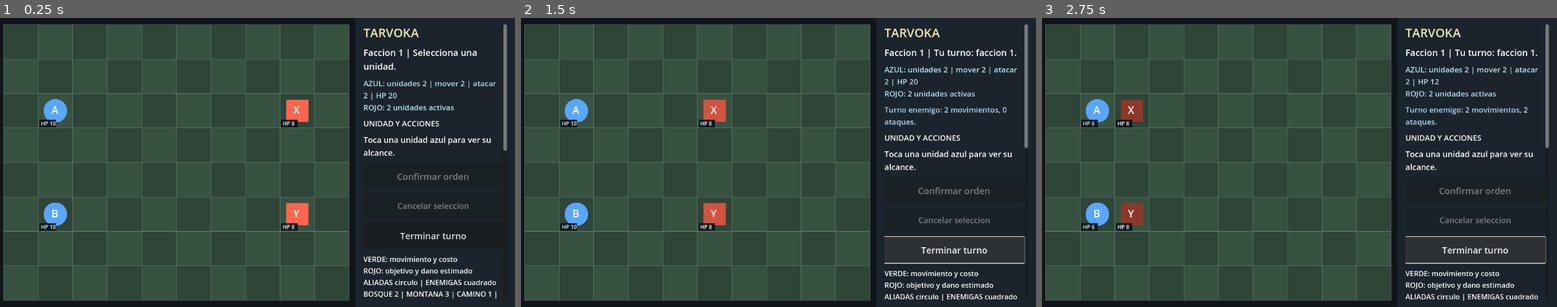
Above: before the commit, frames 1-3 (left to right).
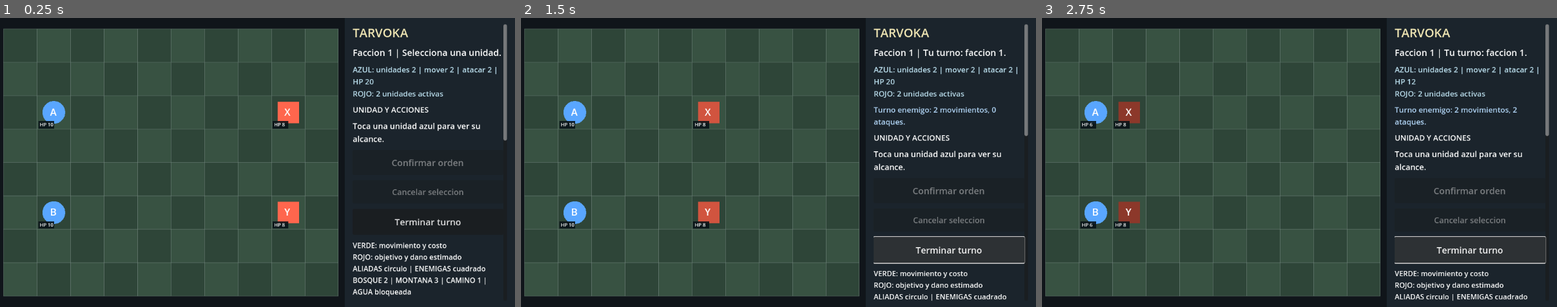
Above: after the commit, the same moments.

Repository: edwinrodri12/Tarvoka
Game: Godot game, scene res://scenes/Main.tscn
Same seed, same stepped clock (60 frames per second), same inputs: the game is played once before the commit and once after it.
Inputs (mouse positions are in pixels of both pictures, inside the frame that each line leads up to):
- Up to frame 1 (0.25 s): no input
- Up to frame 2 (1.5 s): tap Enter at 0.5 s; drag from (696, 162) to (830, 98) at 0.52 s; click "Terminar turno" at 1.25 s
- Up to frame 3 (2.75 s): click "Terminar turno" at 2 s

The runs differ from the first frame. In frame 1, 13% of the frame differs, in the area x 0-99%, y 2-98%; in frame 2, 11%; in frame 3, 11%.

Commit message:
feat(skirmish): playable opt-in five-role experimental roster (#100)
* feat(skirmish): mirrored original role rosters with explicit practice/symmetric setup

* feat(skirmish): opt-in combined arms roster with restored mode and visible role glyphs

* feat(ui): opt-in experimental unit formations and restore selection on loading

* test(skirmish): playable opt-in roster, role HUD, ranged attack and save/load isolation

* ci(skirmish): gate experimental combined-arms UI, legal attacks and restored saves

Diff:
--- a/scripts/core/UnitRoles.gd
+++ b/scripts/core/UnitRoles.gd
@@ -86,11 +86,17 @@
 
 # Mirrored, valid positions on all three current maps. Optional fog mode
 # relies on the existing scout role rather than spawning extra S/Z units.
-static func experimental_armies() -> Array:
+static func experimental_armies(symmetric: bool = true) -> Array:
     var units: Array = []
     var ids_blue := ["A","B","C","D","E"]
     var ids_red := ["X","Y","Z","W","V"]
     for i in range(ORDER.size()):
         units.append(make_unit(ids_blue[i], 0, Vector2i(1, i + 1), ORDER[i]))
-        units.append(make_unit(ids_red[i], 1, Vector2i(8, i + 1), ORDER[i]))
+        var enemy: Dictionary = make_unit(ids_red[i], 1, Vector2i(8, i + 1), ORDER[i])
+        if not symmetric:
+            # The explicit "Entrenamiento" setup makes the enemy weaker,
+            # exactly as the older infantry practice preset did.
+            enemy["hp"] = maxi(1, int(enemy["hp"]) - 2)
+            enemy["attack"] = maxi(1, int(enemy["attack"]) - 1)
+        units.append(enemy)
     return units
--- a/scripts/ui/Main.gd
+++ b/scripts/ui/Main.gd
@@ -17,6 +17,7 @@
 var new_game_dialog: ConfirmationDialog
 var scenario_picker: OptionButton
 var balance_picker: OptionButton
+var roster_picker: OptionButton
 var fog_picker: OptionButton
 var relay_picker: OptionButton
 var relay_status: Label
@@ -233,6 +234,23 @@
     balance_picker.select(1 if board.symmetric_setup else 0)
     panel.add_child(balance_picker)
 
+    var roster_heading := Label.new()
+    roster_heading.text = "FORMACION DE UNIDADES"
+    roster_heading.add_theme_font_size_override("font_size", 16)
+    panel.add_child(roster_heading)
+    roster_picker = OptionButton.new()
+    roster_picker.custom_minimum_size.y = 54
+    roster_picker.add_theme_font_size_override("font_size", 16)
+    roster_picker.add_item("Clasica: soldados de prueba", 0)
+    roster_picker.add_item("Experimental: 5 clases y contramedidas", 1)
+    roster_picker.select(1 if board.specialized_roster else 0)
+    panel.add_child(roster_picker)
+    var roster_help := Label.new()
+    roster_help.text = "Experimental: Guardia, Rastreador, Baluarte, Rompedor y Lanzador. Cada clase tiene alcance y ventajas propias."
+    roster_help.autowrap_mode = TextServer.AUTOWRAP_WORD_SMART
+    roster_help.add_theme_font_size_override("font_size", 14)
+    panel.add_child(roster_help)
+
     var fog_heading := Label.new()
     fog_heading.text = "VISIBILIDAD DEL CAMPO"
     fog_heading.add_theme_font_size_override("font_size", 16)
@@ -246,7 +264,7 @@
     panel.add_child(fog_picker)
 
     var fog_help := Label.new()
-    fog_help.text = "Niebla: soldados ven 3 casillas; exploradores S/Z ven 5. Las montanas bloquean la vista detras de ellas; solo puedes mover o atacar objetivos visibles."
+    fog_help.text = "Niebla: Guardia y otras clases ven 3 casillas, Rastreador y exploradores clasicos ven 5. Las montanas bloquean la vista; solo puedes atacar objetivos visibles."
     fog_help.autowrap_mode = TextServer.AUTOWRAP_WORD_SMART
     fog_help.add_theme_font_size_override("font_size", 14)
     panel.add_child(fog_help)
@@ -385,6 +403,7 @@
     if board.load_game():
         scenario_picker.select(board.current_scenario_id)
         balance_picker.select(1 if board.symmetric_setup else 0)
+        roster_picker.select(1 if board.specialized_roster else 0)
         fog_picker.select(1 if board.state.get("fog_enabled", false) else 0)
         relay_picker.select(1 if board.state.has("control") else 0)
 
@@ -392,13 +411,14 @@
     var mode_name := "Simetrico" if balance_picker.get_selected_id() == 1 else "Entrenamiento"
     var fog_name := "niebla de guerra" if fog_picker.get_selected_id() == 1 else "mapa visible"
     var objective_name := "control de reles" if relay_picker.get_selected_id() == 1 else "eliminacion"
-    new_game_dialog.dialog_text = "Iniciar %s en modo %s con %s, objetivo %s? Se reemplaza el autoguardado. La partida manual se conserva." % [Scenarios.label(scenario_picker.get_selected_id()), mode_name, fog_name, objective_name]
+    var roster_name := "5 clases experimentales" if roster_picker.get_selected_id() == 1 else "soldados clasicos"
+    new_game_dialog.dialog_text = "Iniciar %s en modo %s con %s, %s, objetivo %s? Se reemplaza el autoguardado. La partida manual se conserva." % [Scenarios.label(scenario_picker.get_selected_id()), mode_name, roster_name, fog_name, objective_name]
     # Avoid opening a native modal in the headless test runner.
     if DisplayServer.get_name() != "headless":
         new_game_dialog.popup_centered()
 
 func _confirm_new_game() -> void:
-    board.new_game(scenario_picker.get_selected_id(), balance_picker.get_selected_id() == 1, fog_picker.get_selected_id() == 1, relay_picker.get_selected_id() == 1)
+    board.new_game(scenario_picker.get_selected_id(), balance_picker.get_selected_id() == 1, fog_picker.get_selected_id() == 1, relay_picker.get_selected_id() == 1, roster_picker.get_selected_id() == 1)
 
 func _cancel_selection() -> void:
     board.cancel_selection()
--- a/scripts/ui/TouchBoard.gd
+++ b/scripts/ui/TouchBoard.gd
@@ -6,12 +6,14 @@
 const SaveStore = preload("res://scripts/core/SaveStore.gd")
 const TacticalHints = preload("res://scripts/core/TacticalHints.gd")
 const Scenarios = preload("res://scripts/core/Scenarios.gd")
+const Roles = preload("res://scripts/core/UnitRoles.gd")
 const Visibility = preload("res://scripts/core/Visibility.gd")
 const WIDTH := 10
 const HEIGHT := 8
 var state: Dictionary = {}
 var current_scenario_id := 0
 var symmetric_setup := false
+var specialized_roster := false
 var ai_enabled := true # Faction 1 is computer-controlled; disable for local two-player tests.
 var autosave_enabled := false # Enabled by Main after board initializes; tests opt in explicitly.
 var autosave_path := "user://tarvoka_autosave_v1.json"
@@ -31,8 +33,9 @@
     mouse_filter = Control.MOUSE_FILTER_STOP
     new_game()
 
-func new_game(scenario_id: int = 0, symmetric: bool = false, fog_mode: bool = false, relay_mode: bool = false) -> void:
+func new_game(scenario_id: int = 0, symmetric: bool = false, fog_mode: bool = false, relay_mode: bool = false, specialized: bool = false) -> void:
     symmetric_setup = symmetric
+    specialized_roster = specialized
     var enemy_hp: int = 10 if symmetric else 8
     var enemy_attack: int = 5 if symmetric else 4
     current_scenario_id = scenario_id if scenario_id >= 0 and scenario_id < Scenarios.LABELS.size() else 0
@@ -43,8 +46,10 @@
         {"id":"X","faction":1,"hp":enemy_hp,"pos":Vector2i(8,2),"move_points":3,"attack":enemy_attack,"defense":0,"cover":0,"acted":false},
         {"id":"Y","faction":1,"hp":enemy_hp,"pos":Vector2i(8,5),"move_points":3,"attack":enemy_attack,"defense":0,"cover":0,"acted":false}
     ]
-    if fog_mode:
-        # Recon scouts are mirrored: mobility 4, sight 5, weaker attack 2.
+    if specialized_roster:
+        units = Roles.experimental_armies(symmetric)
+    if fog_mode and not specialized_roster:
+        # Classic recon scouts are mirrored: mobility 4, sight 5.
         units.append({"id":"S","faction":0,"hp":6,"pos":Vector2i(1,3),"move_points":4,"attack":2,"defense":0,"cover":0,"vision":5,"acted":false})
         units.append({"id":"Z","faction":1,"hp":6,"pos":Vector2i(8,3),"move_points":4,"attack":2,"defense":0,"cover":0,"vision":5,"acted":false})
     state = Session.start(units, terrain, 0, fog_mode, relay_mode)
@@ -167,11 +172,16 @@
         else:
             var half := tile * 0.32
             draw_rect(Rect2(center - Vector2.ONE * half, Vector2.ONE * (half * 2.0)), face)
-        if str(unit["id"]) in ["S", "Z"]:
+        if str(unit["id"]) in ["S", "Z"] and not unit.has("role") or str(unit.get("role", "")) == "scout":
             draw_arc(center, tile * 0.40, 0, TAU, 24, Color(0.60, 0.94, 0.88), 2.0)
         if str(unit["id"]) == selected_id:
             draw_arc(center, tile * 0.44, 0, TAU, 32, Color.YELLOW, 3.0)
         draw_string(font, center + Vector2(-tile * 0.11, tile * 0.10), str(unit["id"]), HORIZONTAL_ALIGNMENT_LEFT, -1, int(max(12.0, tile * 0.30)), Color.WHITE)
+        # A second visual marker identifies the tactical role independently
+        # of faction color and unit ID; no borrowed game sprites.
+        if Roles.valid(str(unit.get("role", ""))) and tile >= 36.0:
+            var role_pos := center + Vector2(tile * 0.19, -tile * 0.14)
+            draw_string(font, role_pos, Roles.symbol(str(unit["role"])), HORIZONTAL_ALIGNMENT_LEFT, -1, int(max(11.0, tile * 0.19)), Color(1.0, 0.94, 0.65))
         # Numeric health avoids a misleading percentage: this prototype has no
         # persistent per-unit maximum-HP field yet. Hide on very small tiles.
         if tile >= 39.0:
@@ -444,6 +454,7 @@
         return false
     state = restored
     current_scenario_id = Scenarios.identify(state["terrain"])
+    specialized_roster = Roles.is_specialized(state["units"])
     symmetric_setup = _infer_symmetric_setup()
     selected_id = ""
     pending_order.clear()
@@ -476,6 +487,7 @@
         return false
     state = restored
     current_scenario_id = Scenarios.identify(state["terrain"])
+    specialized_roster = Roles.is_specialized(state["units"])
     symmetric_setup = _infer_symmetric_setup()
     selected_id = ""
     pending_order.clear()
--- /dev/null
+++ b/tests/test_combined_arms_ui.gd
@@ -0,0 +1,126 @@
+extends SceneTree
+
+const Session = preload("res://scripts/core/BattleSession.gd")
+const Roles = preload("res://scripts/core/UnitRoles.gd")
+const Codec = preload("res://scripts/core/SaveCodec.gd")
+const Scenarios = preload("res://scripts/core/Scenarios.gd")
+const SaveStore = preload("res://scripts/core/SaveStore.gd")
+
+func _initialize() -> void:
+    call_deferred("_run")
+
+func _run() -> void:
+    var main: Control = load("res://scenes/Main.tscn").instantiate()
+    root.add_child(main)
+    var board = main.get("board")
+    var picker: OptionButton = main.get("roster_picker")
+    var balance: OptionButton = main.get("balance_picker")
+    var fog: OptionButton = main.get("fog_picker")
+    var relay: OptionButton = main.get("relay_picker")
+    var dialog: ConfirmationDialog = main.get("new_game_dialog")
+    assert(picker != null and picker.item_count == 2)
+    board.new_game()
+    picker.select(0)
+    assert(not board.specialized_roster)
+    assert(board.state["units"].size() == 4)
+    for unit in board.state["units"]:
+        assert(not unit.has("role"))
+
+    # Changing a selector must NOT overwrite the existing battle without
+    # an explicit confirmation, even with optional fog and relay objectives.
+    var previous: Dictionary = board.state.duplicate(true)
+    picker.select(1)
+    balance.select(1)
+    fog.select(1)
+    relay.select(1)
+    main._new_game()
+    assert(board.state == previous)
+    assert(dialog.dialog_text.contains("5 clases experimentales"))
+    main._confirm_new_game()
+    assert(board.specialized_roster and board.symmetric_setup)
+    assert(board.state["units"].size() == 10)
+    assert(board.state.get("fog_enabled", false))
+    assert(board.state.has("control"))
+    assert(board.state["units"][0]["role"] == "line")
+    assert(board.state["units"][1]["role"] == "line")
+    assert(board.state["units"][8]["role"] == "artillery")
+    assert(board.state["units"][9]["role"] == "artillery")
+    assert(Codec.decode(Codec.encode(board.state)) == board.state)
+    board.selected_id = "A"
+    assert(board.selected_unit_summary().contains("Guardia"))
+    board.selected_id = "B"
+    assert(board.selected_unit_summary().contains("Rastreador"))
+    board.selected_id = "E"
+    assert(board.selected_unit_summary().contains("Lanzador"))
+    assert(board.selected_unit_summary().contains("Alcance ataque 2-2"))
+
+    # Experimental enemies are less powerful only in explicit training mode.
+    board.new_game(0, false, false, false, true)
+    assert(board.specialized_roster)
+    assert(board.state["units"][1]["hp"] == 8)
+    assert(board.state["units"][1]["attack"] == 4)
+    assert(board.state["units"][0]["hp"] == 10)
+    board.new_game(0, true, false, false, true)
+    assert(board.state["units"][1]["hp"] == 10)
+    assert(board.state["units"][1]["attack"] == 5)
+    assert(board.state["units"][0]["hp"] == 10)
+
+    # Every existing map, fog and objective choice produces a valid
+    # specialized battle. No new asset, network dependency or save version.
+    for map_id in range(Scenarios.LABELS.size()):
+        for fog_on in [false, true]:
+            for relay_on in [false, true]:
+                board.new_game(map_id, true, fog_on, relay_on, true)
+                assert(board.state["terrain"] == Scenarios.terrain(map_id))
+                assert(board.state["units"].size() == 10)
+                assert(not Codec.encode(board.state).is_empty())
+
+    # Ranged artillery selection and two-tap confirmation use the exact
+    # same authoritative attack and damage preview as the other units.
+    var bombard_units: Array = [
+        Roles.make_unit("E", 0, Vector2i(3,3), "artillery"),
+        Roles.make_unit("T", 1, Vector2i(5,3), "bulwark")
+    ]
+    board.state = Session.start(bombard_units, Scenarios.terrain(0), 0, true)
+    board.selected_id = "E"
+    var preview: Dictionary = board.legal_action_hints()
+    assert(preview["attacks"].has(Vector2i(5,3)))
+    assert(preview["attacks"][Vector2i(5,3)]["damage"] == 4)
+    var before_attack: Dictionary = board.state.duplicate(true)
+    board._request_order(Vector2i(5,3), bombard_units[1])
+    assert(not board.pending_order.is_empty())
+    assert(board.state == before_attack)
+    assert(board.confirm_pending_order())
+    assert(board.state["units"][1]["hp"] == 8)
+    assert(board.state["units"][0]["acted"])
+
+    # A saved experimental battle restores its roster and selectors.
+    board.new_game(2, true, true, true, true)
+    assert(board.save_game())
+    board.new_game(0, false, false, false, false)
+    picker.select(0)
+    main._load_game()
+    assert(board.specialized_roster and board.symmetric_setup)
+    assert(board.current_scenario_id == 2)
+    assert(board.state.get("fog_enabled", false))
+    assert(board.state.has("control"))
+    assert(picker.get_selected_id() == 1)
+    assert(balance.get_selected_id() == 1)
+    assert(fog.get_selected_id() == 1)
+    assert(relay.get_selected_id() == 1)
+
+    # Existing manual/auto save formats and classic play remain available.
+    picker.select(0)
+    fog.select(0)
+    relay.select(0)
+    main._confirm_new_game()
+    assert(not board.specialized_roster)
+    assert(board.state["units"].size() == 4)
+    assert(Codec.decode(Codec.encode(board.state)) == board.state)
+
+    for path in [SaveStore.DEFAULT_PATH, board.autosave_path]:
+        for suffix in ["", ".bak", ".tmp"]:
+            DirAccess.remove_absolute(ProjectSettings.globalize_path(path + suffix))
+    main.queue_free()
+    print("PASS combined arms: explicit opt-in, five roles, optional fog/relays, damage, persistence and classic isolation")
+    quit(0)
